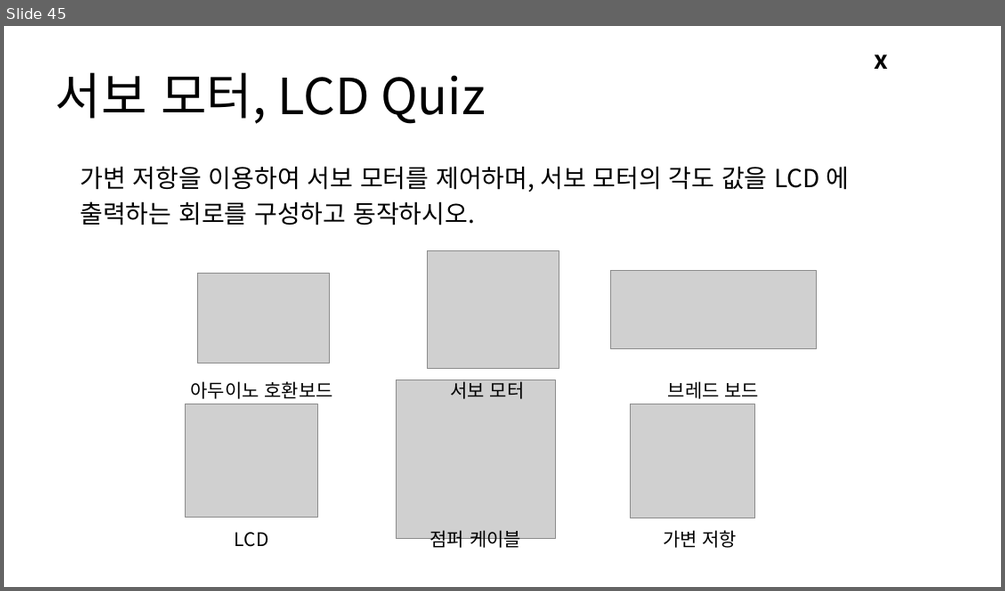
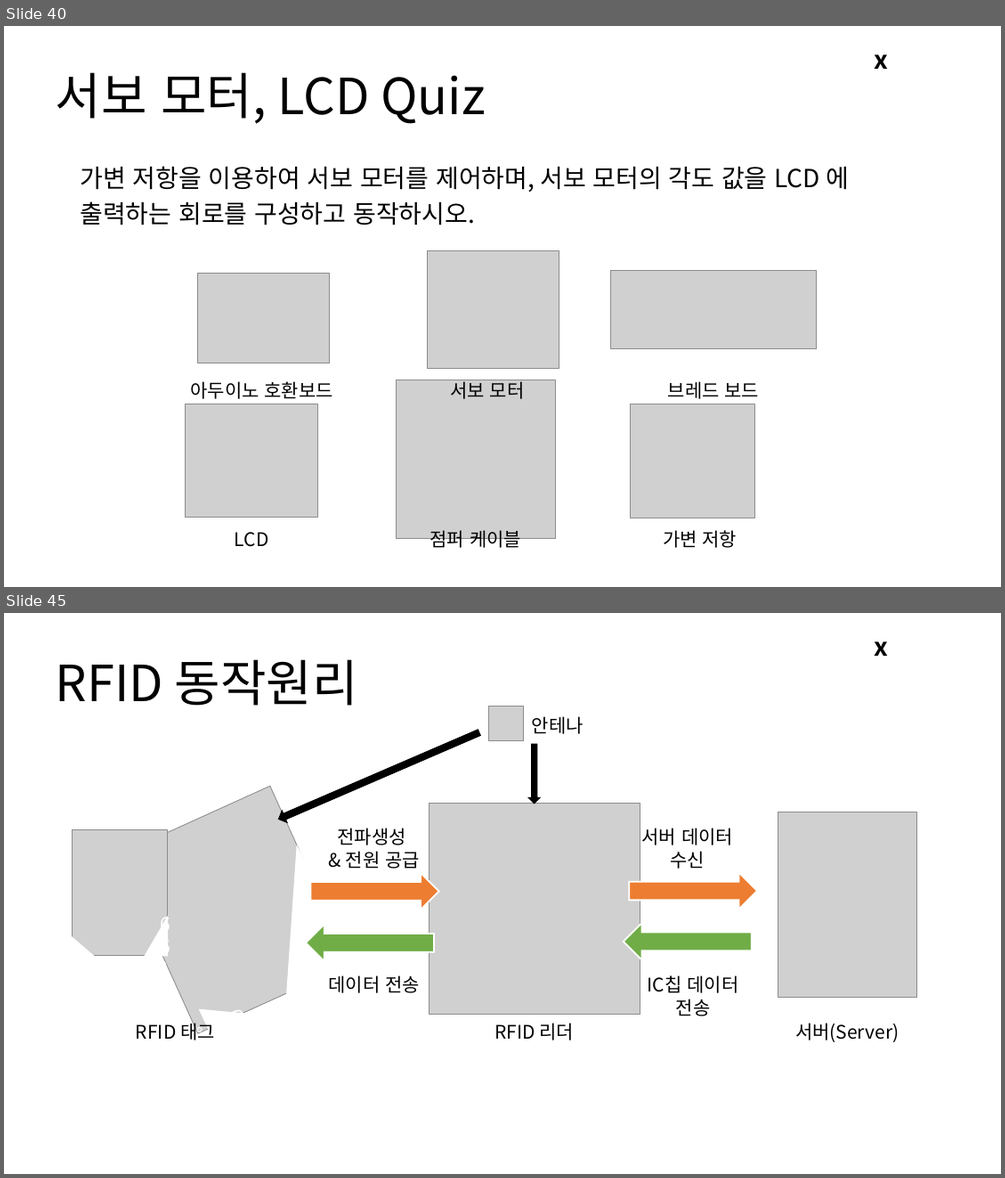
Before and after one commit to Leader-Lesson/KDT_RE_3rd, a slide deck: material/Arduino/03_아두이노 활용하기 2.pptx. Shown one above the other, each under a label of ours: slide 45 before the commit, slides 40 and 45 after it; the slides between them are not shown. The pictures are 1005x591 and 1005x1178 pixels, drawn with LibreOffice and Linux fonts; fonts in the diff are those of the drawing; grey boxes stand for pictures; background and template pictures are left out. Boxes give left, top, right and bottom in pixels: in the first picture for what was removed or moved away, otherwise in the second. Text is boxed around its words. In the diff, an @@ line names an element or a change of style, - is before the commit and + after.

```diff
--- a/material/Arduino/03_아두이노 활용하기 2.pptx
+++ b/material/Arduino/03_아두이노 활용하기 2.pptx
@@ slide 45 added at box(4, 613, 1001, 1174), background #FFFFFF; not listed: 1 template element that a slide beside it also shows @@
@@ title added at box(56, 659, 358, 706), 48 pt, text #000000 @@
+RFID 동작원리
@@ picture added at box(488, 706, 524, 741) @@
@@ text added at box(532, 716, 583, 734), 18 pt, text #000000 @@
+안테나
@@ right arrow added at box(275, 727, 481, 825), fill #000000, outline #000000 1 pt @@
@@ right arrow added at box(529, 745, 540, 803), fill #000000, outline #000000 1 pt @@
@@ picture added at box(429, 803, 639, 1013) @@
@@ picture added at box(778, 811, 917, 997) @@
@@ text added at box(337, 827, 421, 868), 18 pt, text #000000 @@
+전파생성
+& 전원 공급
@@ text added at box(642, 827, 733, 868), 18 pt, text #000000 @@
+서버 데이터
+수신
@@ right arrow added at box(310, 873, 438, 909), fill #ED7D31, outline #FFFFFF 1.5 pt @@
@@ right arrow added at box(629, 873, 757, 909), fill #ED7D31, outline #FFFFFF 1.5 pt @@
@@ right arrow added at box(306, 925, 434, 961), fill #70AD47, outline #FFFFFF 1.5 pt @@
@@ right arrow added at box(623, 923, 751, 959), fill #70AD47, outline #FFFFFF 1.5 pt @@
@@ group added at box(72, 786, 356, 1033): 4 triangles, 2 pictures @@
+66°
+66°
@@ text added at box(328, 975, 420, 993), 18 pt, text #000000 @@
+데이터 전송
@@ text added at box(647, 975, 739, 1016), 18 pt, text #000000 @@
+IC칩 데이터
+전송
@@ text added at box(136, 1020, 215, 1040), 18 pt, text #000000 @@
+RFID 태그
@@ text added at box(494, 1022, 574, 1040), 18 pt, text #000000 @@
+RFID 리더
@@ text added at box(795, 1022, 898, 1042), 18 pt, text #000000 @@
+서버(Server)
@@ what was slide 45 is now slide 40 @@
```
Also in this commit, not shown: 6 slides changed, 15 other slides added, 11 slides removed, 5 other files.
